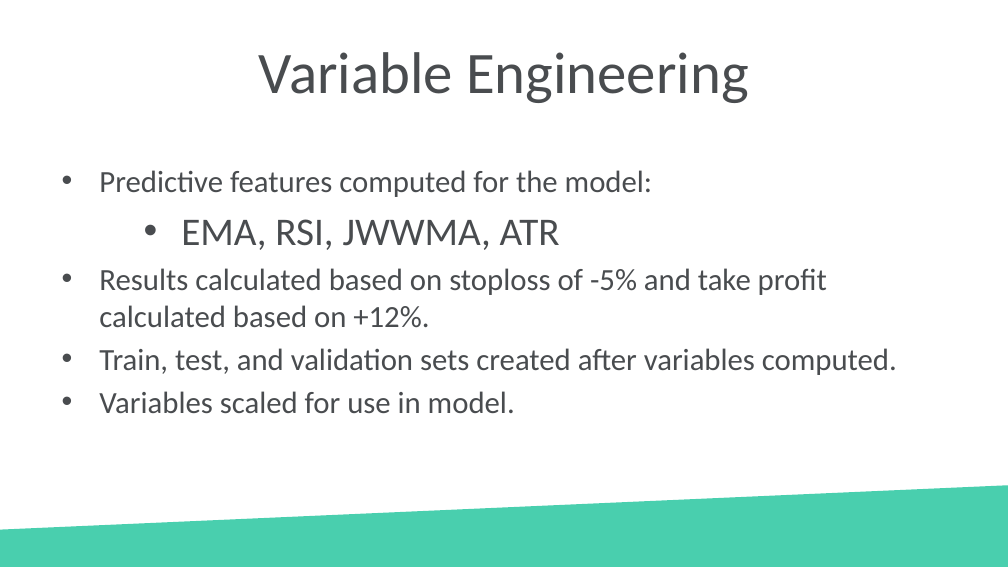
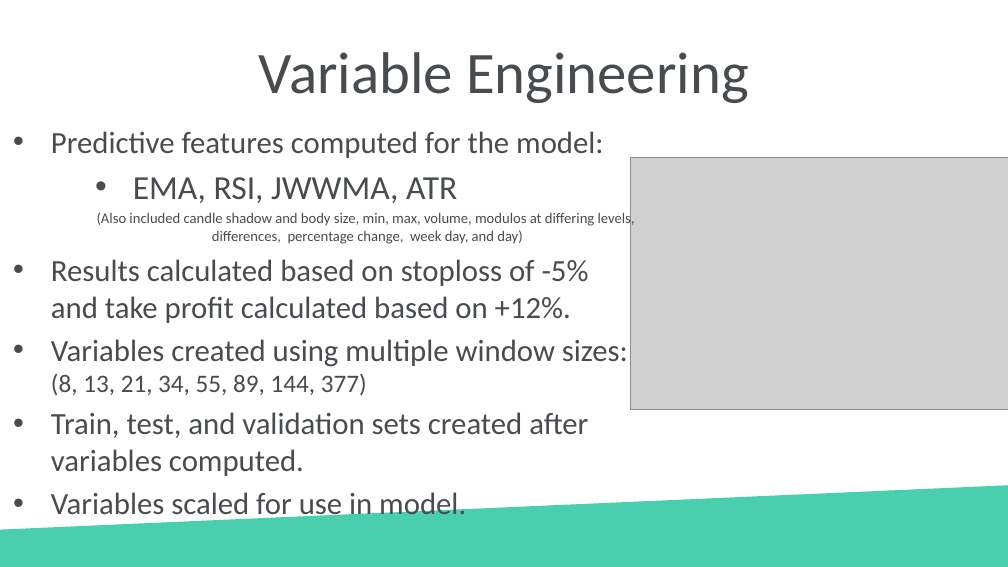
Before and after one commit to joshuatbond/Crypto_Deep_Learning_Proj, a slide deck: slide 5 of Presentation.pptx. Drawn at 1008x567 pixels with LibreOffice and Linux fonts; fonts in the diff are those of the drawing; grey boxes stand for pictures; background and template pictures are left out. Boxes give left, top, right and bottom in pixels: in the first picture for what was removed or moved away, otherwise in the second. Text is boxed around its words. In the diff, an @@ line names an element or a change of style, - is before the commit and + after.

```diff
--- a/Presentation.pptx
+++ b/Presentation.pptx
@@ text "Predictive features computed for the ...": place and size @@
-text "Predictive features computed for the ..." at [99,170,897,413]
+text "Predictive features computed for the ..." at [51,131,635,522]
@@ text at [133,177,457,203]: size 28 to 24 pt in "EMA, RSI, JWWMA, ATR" @@
@@ picture added at [630,157,1008,409] @@
@@ text at [97,211,635,244]: paragraph added @@
+  (Also included candle shadow and body size, min, max, volume, modulos at differing levels, differences, percentage change, week day, and day)
@@ text at [51,339,628,396]: paragraph added @@
+• Variables created using multiple window sizes: (8, 13, 21, 34, 55, 89, 144, 377)
```
Also in this commit, not shown: 2 other slides changed, 1 other file.
